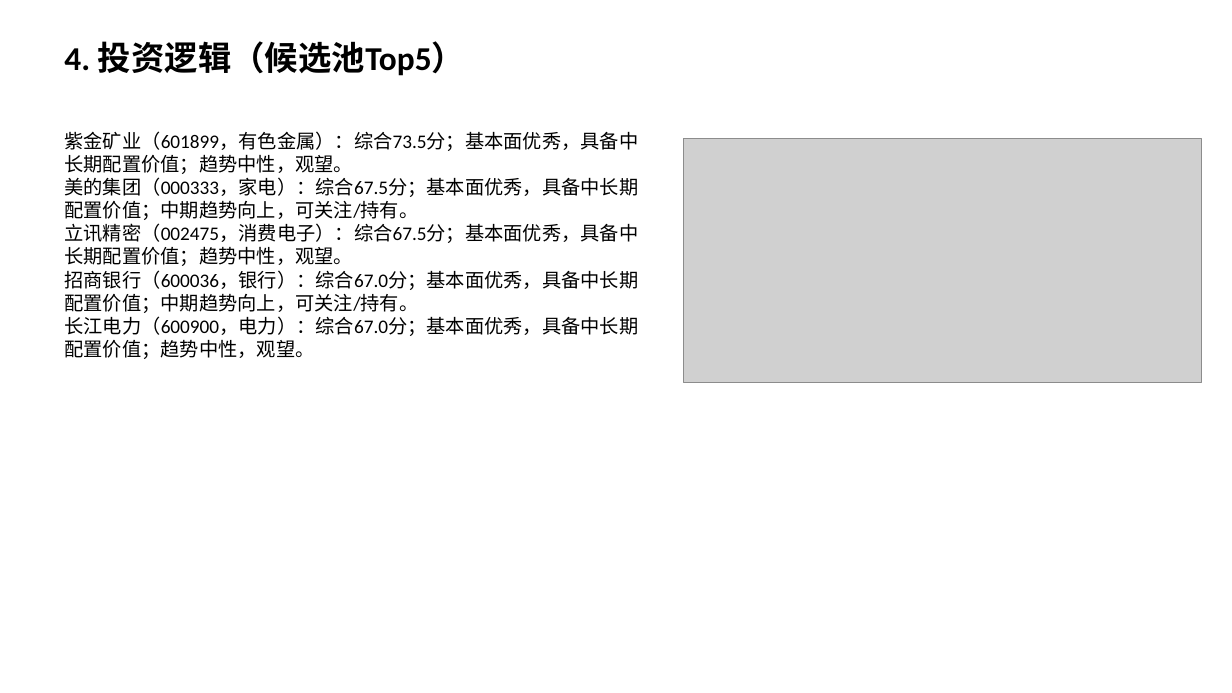
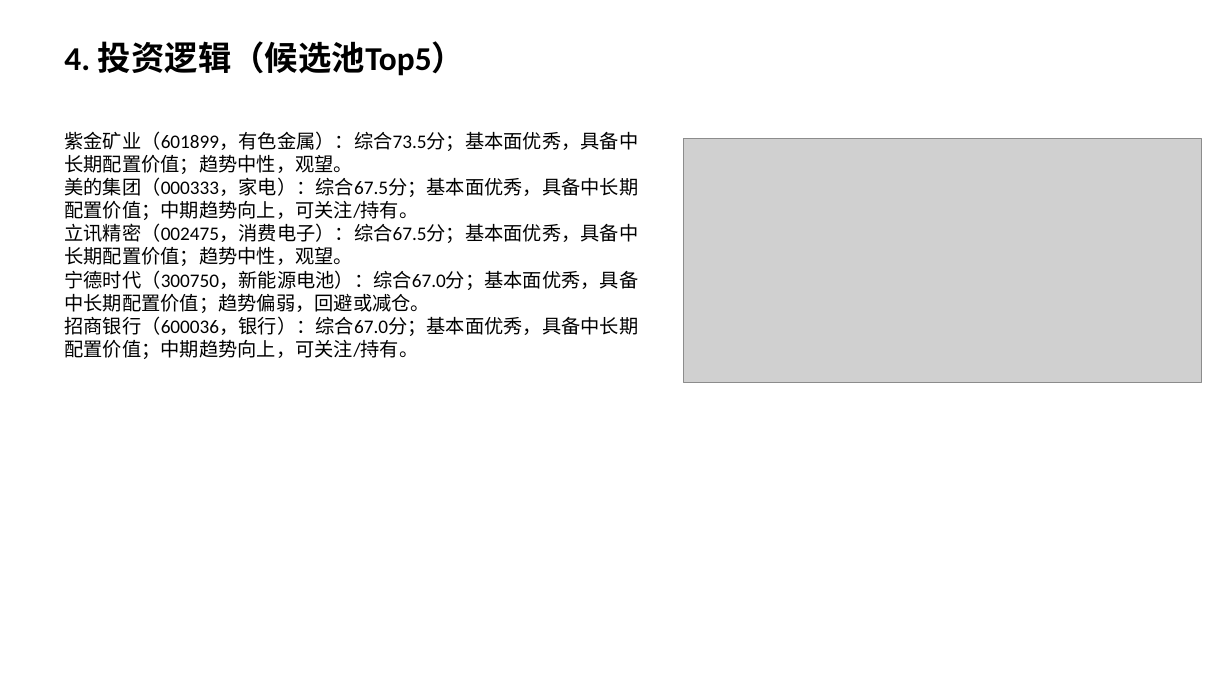
Before and after one commit to Albertdev12/pbl-workflow, a slide deck: slide 5 of outputs/12_中期路演.pptx. Drawn at 1232x693 pixels with LibreOffice and Linux fonts; fonts in the diff are those of the drawing; grey boxes stand for pictures. Boxes give left, top, right and bottom in pixels: in the first picture for what was removed or moved away, otherwise in the second. Text is boxed around its words. In the diff, an @@ line names an element or a change of style, - is before the commit and + after.

```diff
--- a/outputs/12_中期路演.pptx
+++ b/outputs/12_中期路演.pptx
@@ text at (64, 270, 638, 313): paragraph added @@
+宁德时代（300750，新能源电池）：综合67.0分；基本面优秀，具备中长期配置价值；趋势偏弱，回避或减仓。
@@ text at (64, 316, 638, 359): paragraph removed @@
-长江电力（600900，电力）：综合67.0分；基本面优秀，具备中长期配置价值；趋势中性，观望。
```
Also in this commit, not shown: 24 other files.
